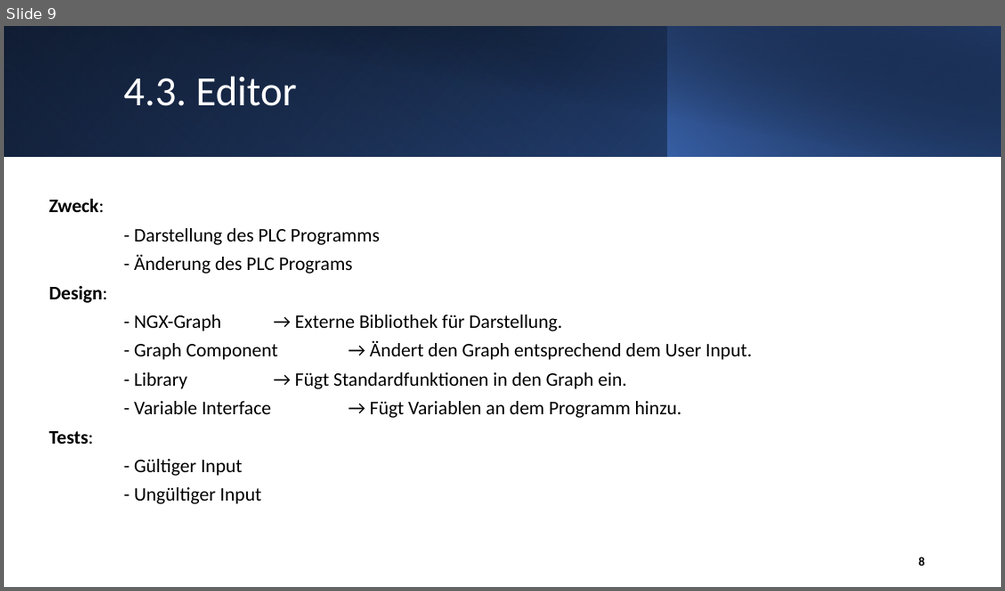
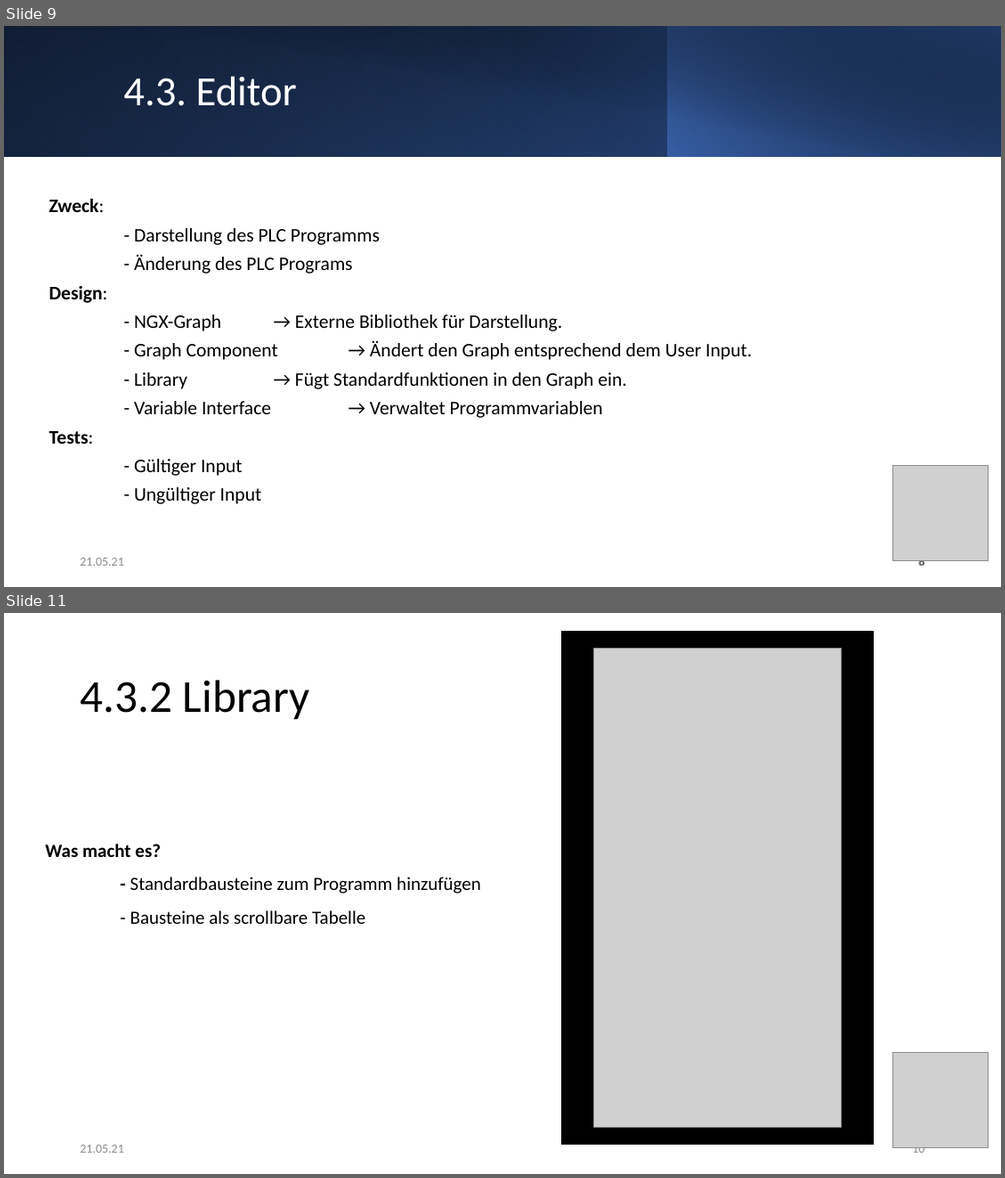
Before and after one commit to elian15122000/TINF19C-PLCOpen-Editor, a slide deck: PROJECT/TINF19C_4.SemesterPräsentation_Team_1_2v0.pptx. Shown one above the other, each under a label of ours: slide 9 before the commit, slides 9 and 11 after it; the slides between them are not shown. The pictures are 1005x591 and 1005x1178 pixels, drawn with LibreOffice and Linux fonts; fonts in the diff are those of the drawing; grey boxes stand for pictures. Boxes give left, top, right and bottom in pixels: in the first picture for what was removed or moved away, otherwise in the second. Text is boxed around its words. In the diff, an @@ line names an element or a change of style, - is before the commit and + after.

```diff
--- a/PROJECT/TINF19C_4.SemesterPräsentation_Team_1_2v0.pptx
+++ b/PROJECT/TINF19C_4.SemesterPräsentation_Team_1_2v0.pptx
@@ slide 11 added at <box>4,613,1001,1174</box>, background #FFFFFF @@
@@ rectangle added at <box>562,632,874,1144</box>, fill #000000, outline #000000 1 pt @@
@@ picture added at <box>594,648,841,1127</box> @@
@@ title added at <box>80,680,310,720</box>, 44 pt, text #000000 @@
+4.3.2 Library
@@ text added at <box>45,844,481,924</box>, 18 pt, text #000000 @@
+Was macht es?
+- Standardbausteine zum Programm hinzufügen
+- Bausteine als scrollbare Tabelle
@@ picture added at <box>892,1053,987,1148</box> @@
@@ text added at <box>80,1144,124,1152</box>, 12 pt, text #8C8C8C @@
+21.05.21
@@ page number added at <box>912,1147,924,1156</box>, 12 pt, text #8C8C8C @@
+10
@@ slide 9 changed as well @@
@@ text at <box>370,401,603,418</box>: text changed @@
-- Variable Interface → Fügt Variablen an dem Programm hinzu.
+- Variable Interface → Verwaltet Programmvariablen
@@ picture added at <box>892,466,987,561</box> @@
@@ text added at <box>80,557,124,565</box>, 12 pt, text #8C8C8C @@
+21.05.21
@@ page number added at <box>708,546,933,576</box>, 12 pt, text #8C8C8C @@
+8
```
Also in this commit, not shown: 10 other slides changed, 3 other slides added.
